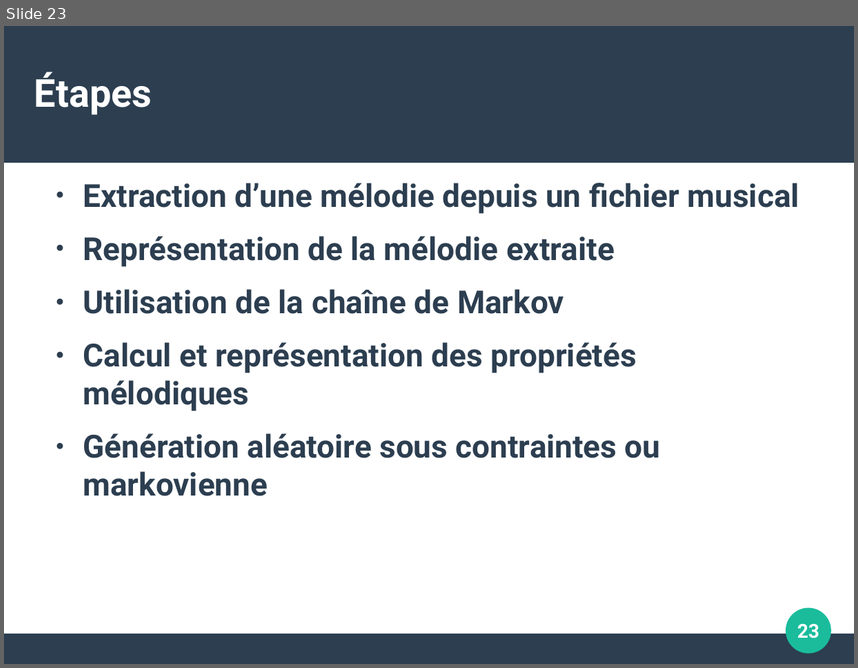
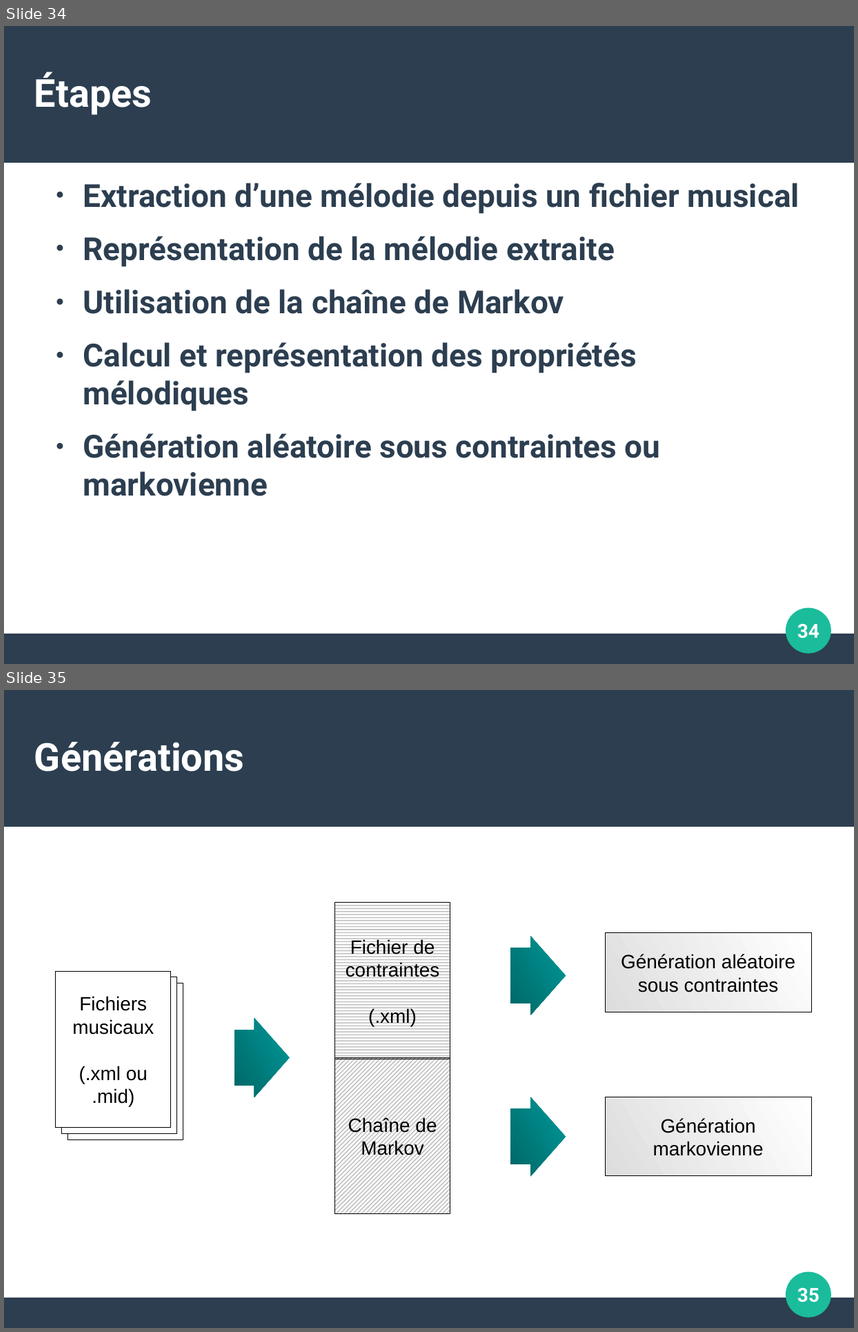
Before and after one commit to ThibautRoperch/ImproMusicale, a slide deck: Soutenance - Diapo.odp. Shown one above the other, each under a label of ours: slide 23 before the commit, slides 34 and 35 after it. The pictures are 858x668 and 858x1332 pixels, drawn with LibreOffice and Linux fonts; fonts in the diff are those of the drawing. Boxes give left, top, right and bottom in pixels: in the first picture for what was removed or moved away, otherwise in the second. Text is boxed around its words. In the diff, an @@ line names an element or a change of style, - is before the commit and + after.

```diff
--- a/Soutenance - Diapo.odp
+++ b/Soutenance - Diapo.odp
@@ slide 35 added at bbox=[4, 690, 854, 1328], background #FFFFFF; not listed: 3 template elements that a slide beside it also shows @@
@@ title added at bbox=[34, 742, 244, 771], 36 pt, text #FFFFFF, bold @@
+Générations
@@ rectangle added at bbox=[335, 903, 450, 1060], fill pattern #000000 on #FFFFFF, outline #000000 0 pt, 18 pt, text #000000 @@
+Fichier de
+contraintes
+(.xml)
@@ right arrow added at bbox=[511, 936, 566, 1015], fill gradient #009999 to #006666 @@
@@ rectangle added at bbox=[606, 933, 813, 1012], fill gradient #FFFFFF to #DDDDDD, outline #000000 0 pt, 18 pt, text #000000 @@
+Génération aléatoire
+sous contraintes
@@ rectangle added at bbox=[56, 971, 172, 1127], fill #FFFFFF, outline #000000 0 pt, 18 pt, text #000000 @@
+Fichiers
+musicaux
+(.xml ou
+.mid)
@@ rectangle added at bbox=[62, 977, 178, 1134], fill #FFFFFF, outline #000000 0 pt, 18 pt, text #000000 @@
+Fichiers
+musicaux
+(.xml ou
+.mid)
@@ rectangle added at bbox=[68, 983, 183, 1140], fill #FFFFFF, outline #000000 0 pt, 18 pt, text #000000 @@
+Fichiers
+musicaux
+(.xml ou
+.mid)
@@ right arrow added at bbox=[234, 1018, 290, 1096], fill gradient #009999 to #006666 @@
@@ rectangle added at bbox=[335, 1057, 450, 1214], fill pattern #000000 on #FFFFFF, outline #000000 0 pt, 18 pt, text #000000 @@
+Chaîne de
+Markov
@@ right arrow added at bbox=[512, 1097, 566, 1176], fill gradient #009999 to #006666 @@
@@ rectangle added at bbox=[606, 1097, 813, 1176], fill gradient #FFFFFF to #DDDDDD, outline #000000 0 pt, 18 pt, text #000000 @@
+Génération
+markovienne
@@ page number added at bbox=[797, 1288, 820, 1302], 18 pt, text #FFFFFF, bold @@
+35
@@ what was slide 23 is now slide 34 @@
@@ page number at bbox=[797, 624, 820, 638]: text changed @@
-23
+34
```
Also in this commit, not shown: 11 slides changed, 17 other slides added, 28 other files.
